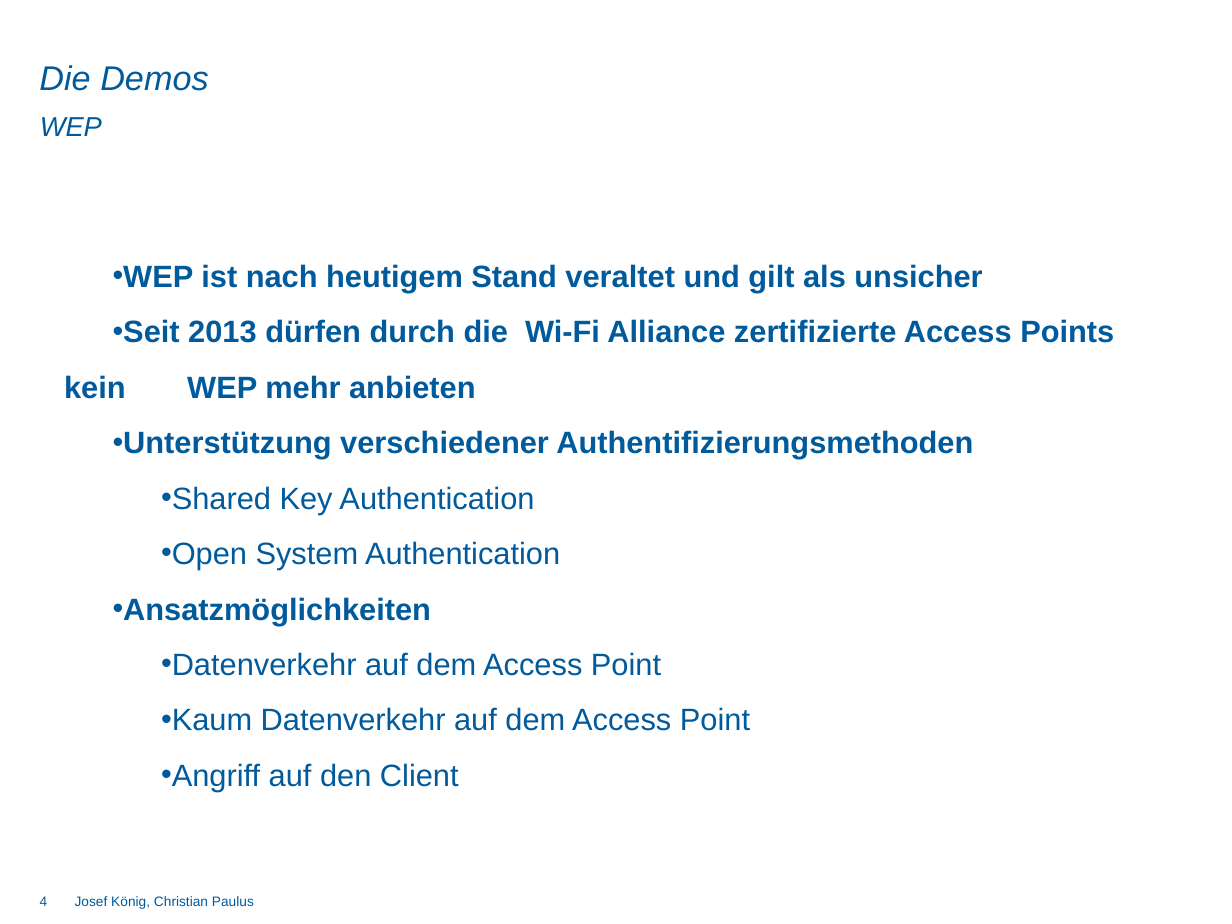
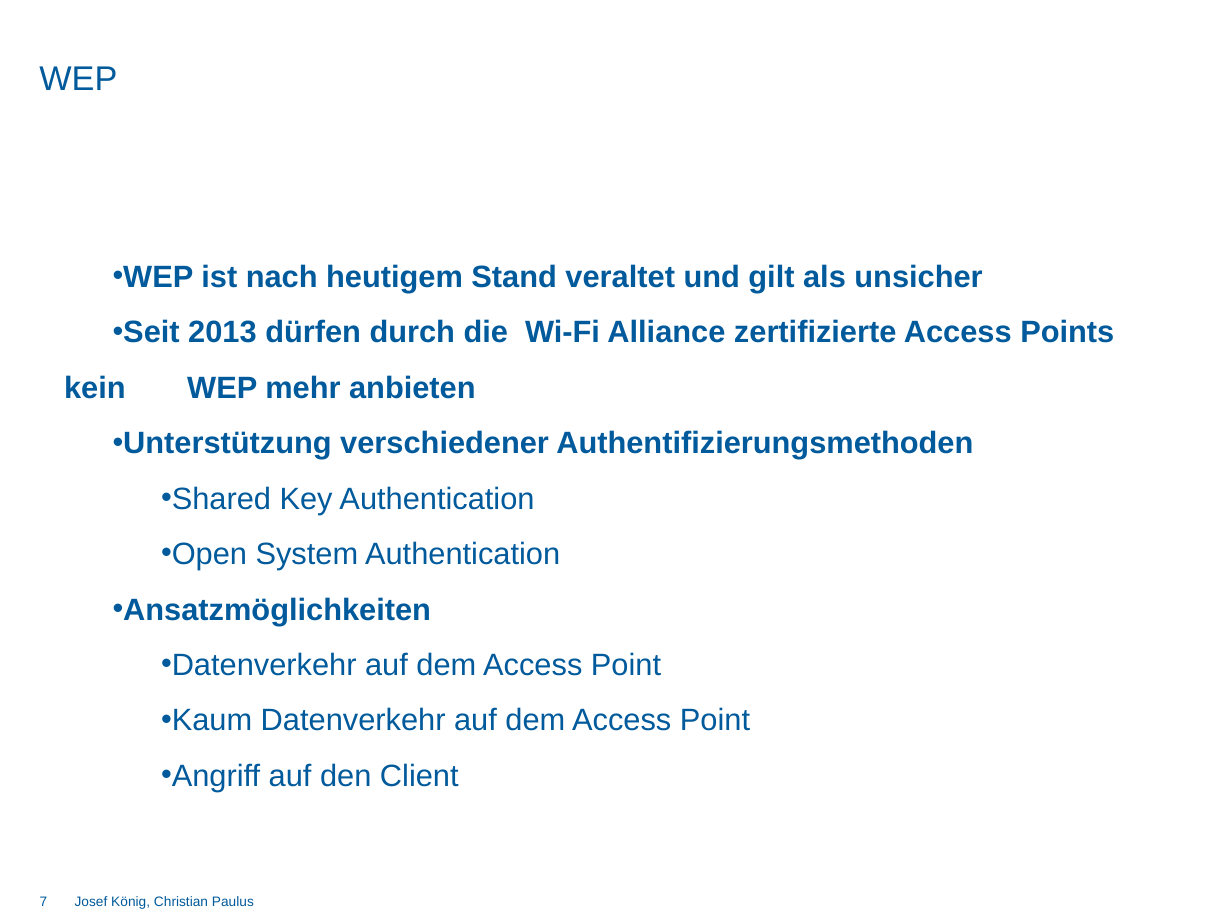
Before and after one commit to DominikSchlecht/masterProjWS15, a slide deck: slide 7 of Praesentation/Abschlusspräsentation/Endpräsentation_kurz.pptx (slide 4 before the commit). Drawn at 1232x924 pixels with LibreOffice and Linux fonts; fonts in the diff are those of the drawing; background and template pictures are left out. Boxes give left, top, right and bottom in pixels: in the first picture for what was removed or moved away, otherwise in the second. Text is boxed around its words. In the diff, an @@ line names an element or a change of style, - is before the commit and + after.

```diff
--- a/Praesentation/Abschlusspräsentation/Endpräsentation_kurz.pptx
+++ b/Praesentation/Abschlusspräsentation/Endpräsentation_kurz.pptx
@@ text "WEP": place and size @@
-text "WEP" at bbox=[40, 117, 102, 136]
+text "WEP" at bbox=[39, 66, 117, 90]
@@ text "WEP" at bbox=[39, 66, 117, 90]: size 16 to 20 pt, italic off; vertical alignment middle to top @@
@@ text removed at bbox=[39, 65, 209, 91] @@
-Die Demos
@@ page number at bbox=[40, 896, 48, 906]: text changed @@
-4
+7
```
Also in this commit, not shown: 13 other slides changed, 5 slides added, 2 slides removed.
